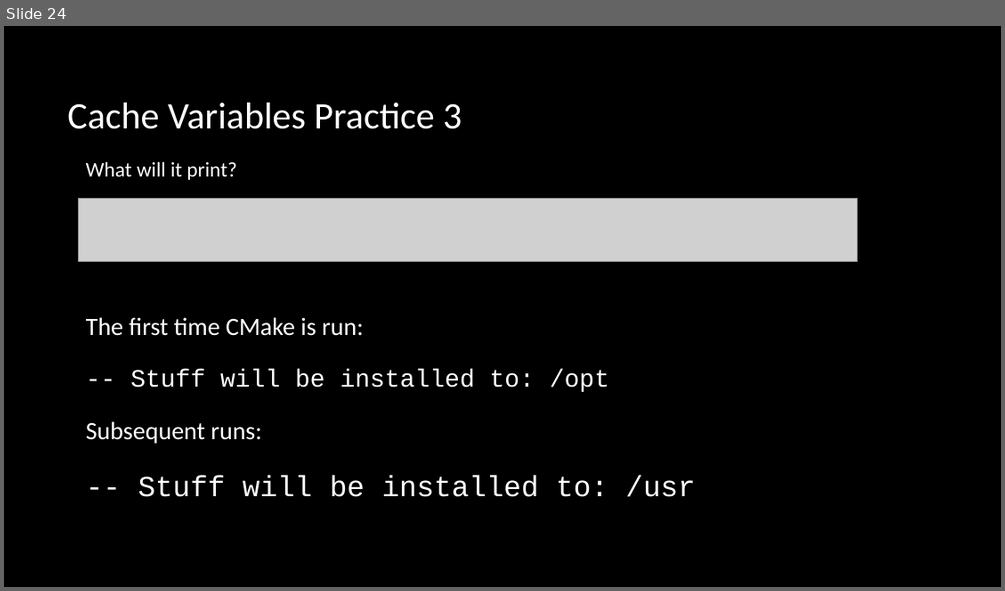
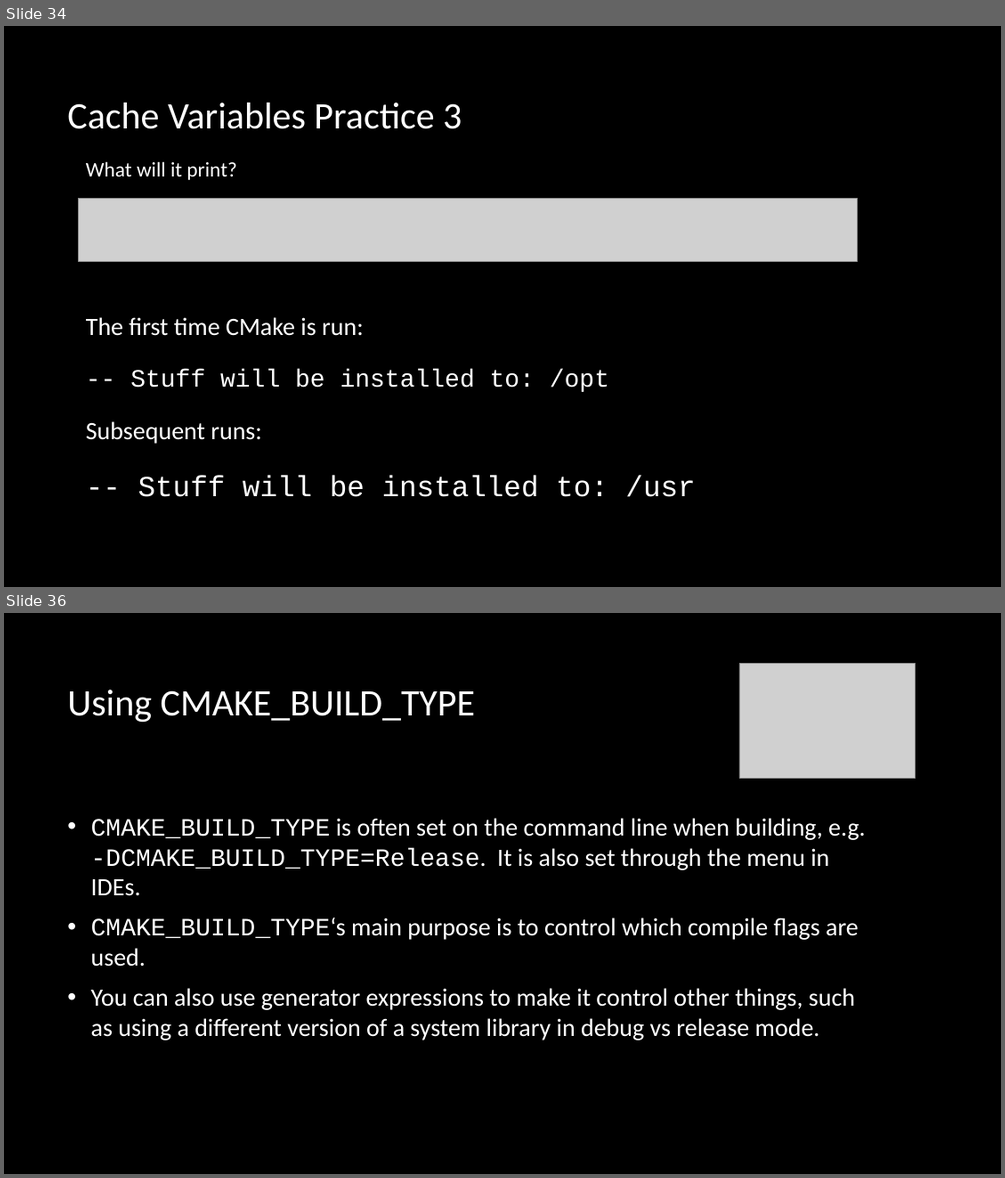
Before and after one commit to multiplemonomials/CMakeTraining, a slide deck: Session 2 - More Advanced CMake.pptx. Shown one above the other, each under a label of ours: slide 24 before the commit, slides 34 and 36 after it; the slides between them are not shown. The pictures are 1005x591 and 1005x1178 pixels, drawn with LibreOffice and Linux fonts; fonts in the diff are those of the drawing; grey boxes stand for pictures; background and template pictures are left out. Boxes give left, top, right and bottom in pixels: in the first picture for what was removed or moved away, otherwise in the second. Text is boxed around its words. In the diff, an @@ line names an element or a change of style, - is before the commit and + after.

```diff
--- a/Session 2 - More Advanced CMake.pptx
+++ b/Session 2 - More Advanced CMake.pptx
@@ slide 36 added at [4, 613, 1001, 1174], background picture (left out) @@
@@ picture added at [739, 664, 914, 779] @@
@@ title added at [67, 690, 475, 722], 36 pt, text #FFFFFF @@
+Using CMAKE_BUILD_TYPE
@@ text added at [91, 818, 865, 1040], 24 pt, text #FFFFFF @@
+• CMAKE_BUILD_TYPE is often set on the command line when building, e.g. -DCMAKE_BUILD_TYPE=Release. It is also set through the menu in IDEs.
+• CMAKE_BUILD_TYPE‘s main purpose is to control which compile flags are used.
+• You can also use generator expressions to make it control other things, such as using a different version of a system library in debug vs release mode.
@@ what was slide 24 is now slide 34 @@
```
Also in this commit, not shown: 4 slides changed, 23 other slides added, 1 slide removed, 4 other files.
